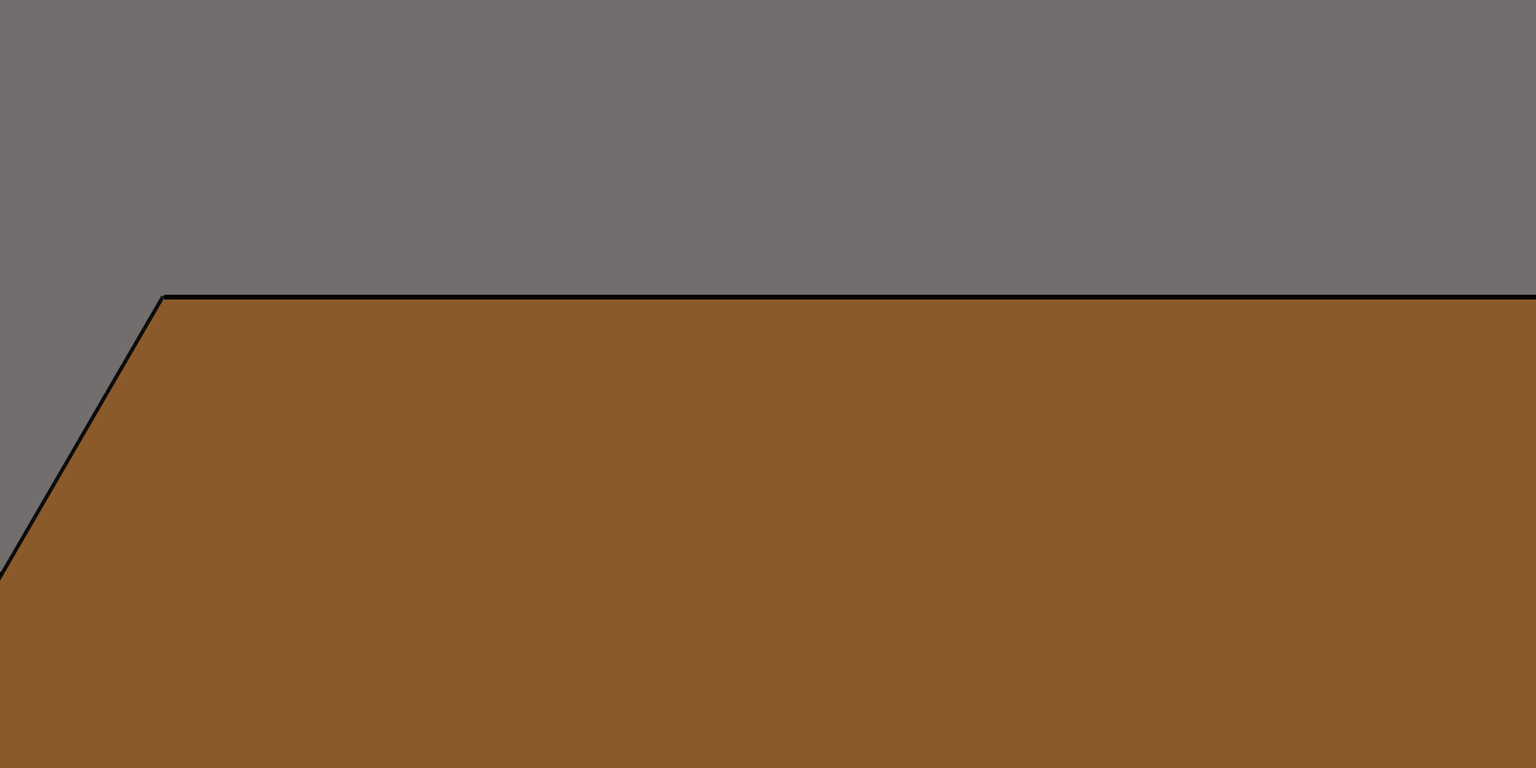
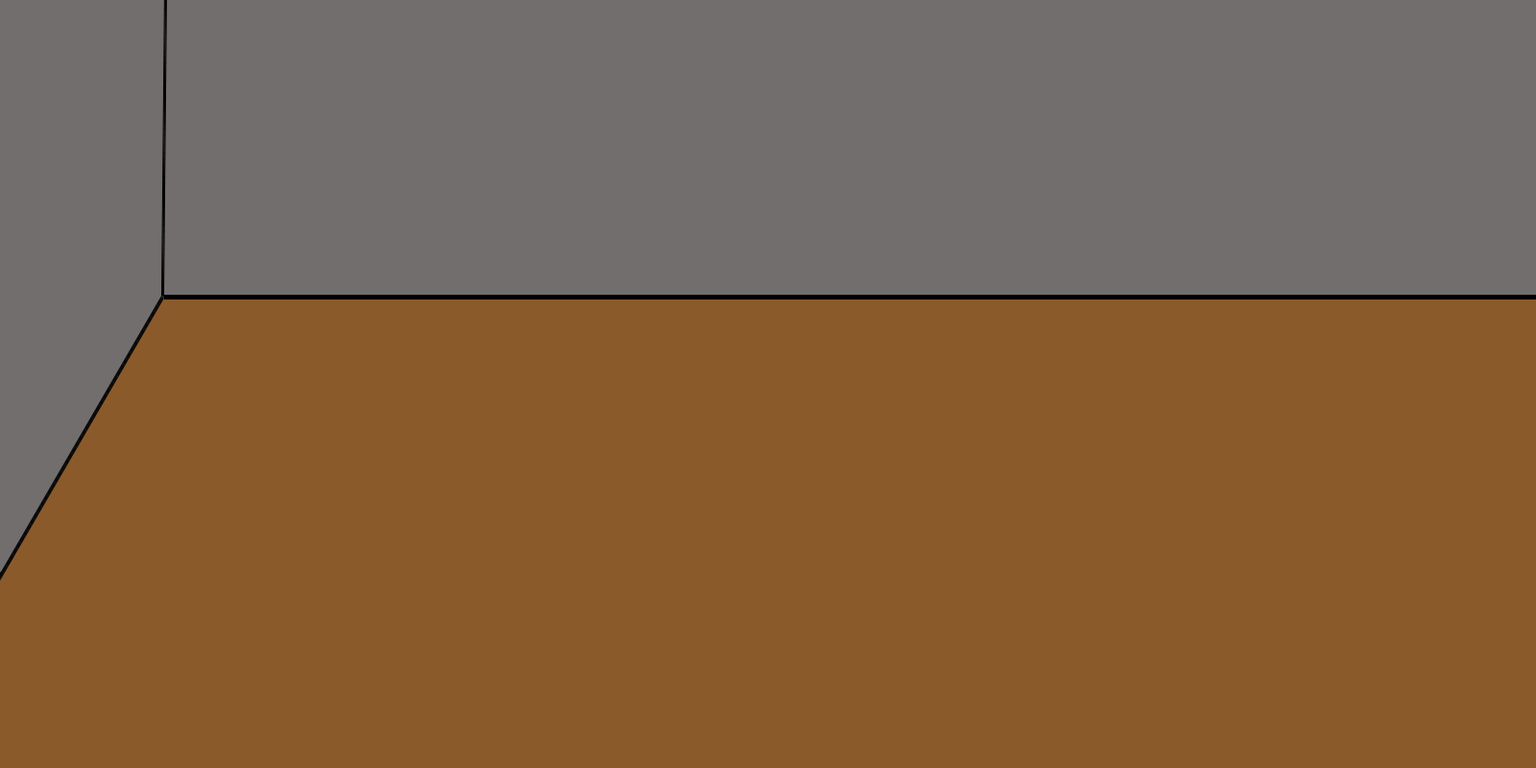
The second 1536×768 image is a revision of the first. Changes to its layers:
added layer "Shape 1" in group "Border" over <box>161,0,168,296</box>
